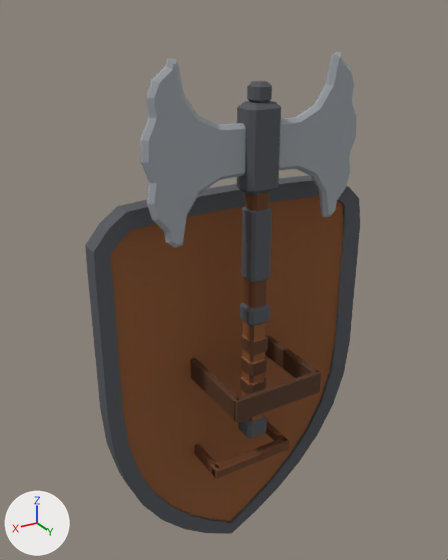
An edit to the Blender file Chopper/Art/Blender/chopper_props.blend, drawn before and after from the same camera.
One viewpoint serves both versions: a camera (50 mm lens) standing at (0.69, 1.019, 0.764) and looking at (0.017, -0.104, 0.202). Lighting does not change. The marker at lower left points along +X, +Y and +Z. The older version comes first.

Names of what the first picture shows: 'chopper_axe', 'chopper_shield'.
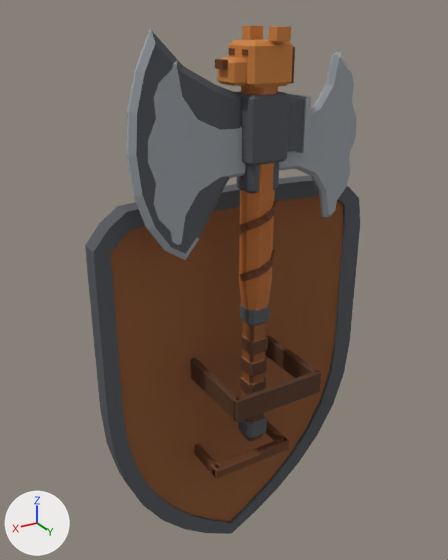
Changed parts and their boxes (x1, y1, x2, y2) in the pictures (448 x 560 px):
'chopper_axe_bear', added
    after: (127, 25, 311, 441)

The change in detail:
Mesh me_chopper_axe_bear is new.
It has 376 vertices, 321 faces and spans x -0.098..0.276, y -0.057..0.057, z -0.17..0.742.
It uses material mat_m_chopper_gear.
Object 'chopper_axe_bear' (ob_chopper_axe_bear) is new; it shows me_chopper_axe_bear.
Its location is (0.0, 0.0, 0.0).
